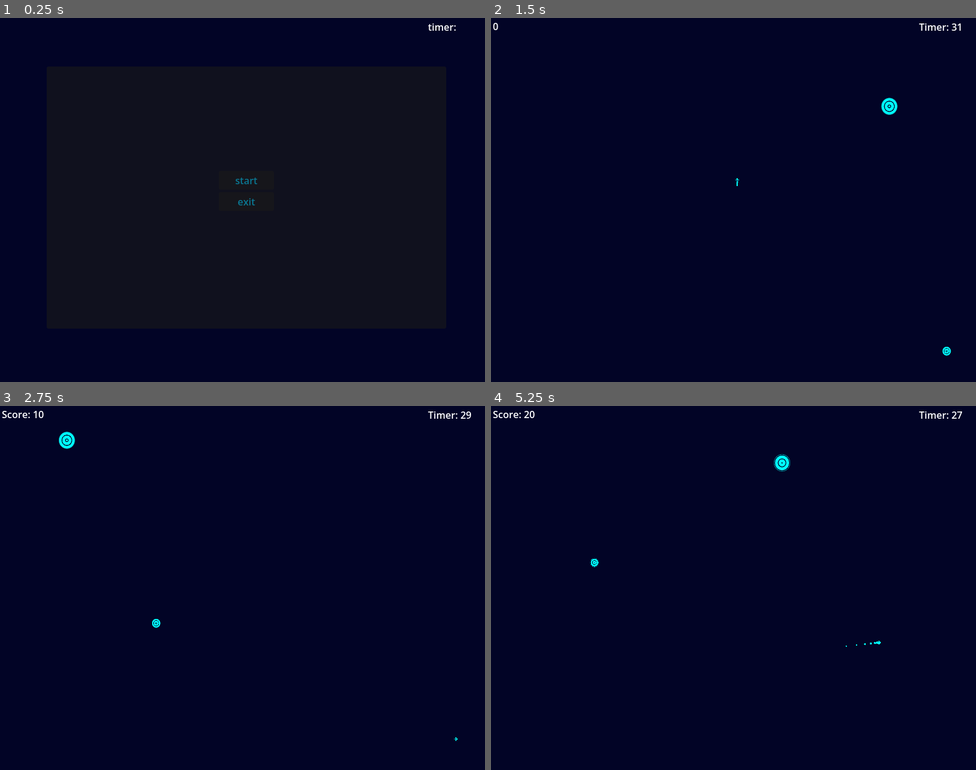
Above: before the commit, frames 1-4 (two rows, left to right).
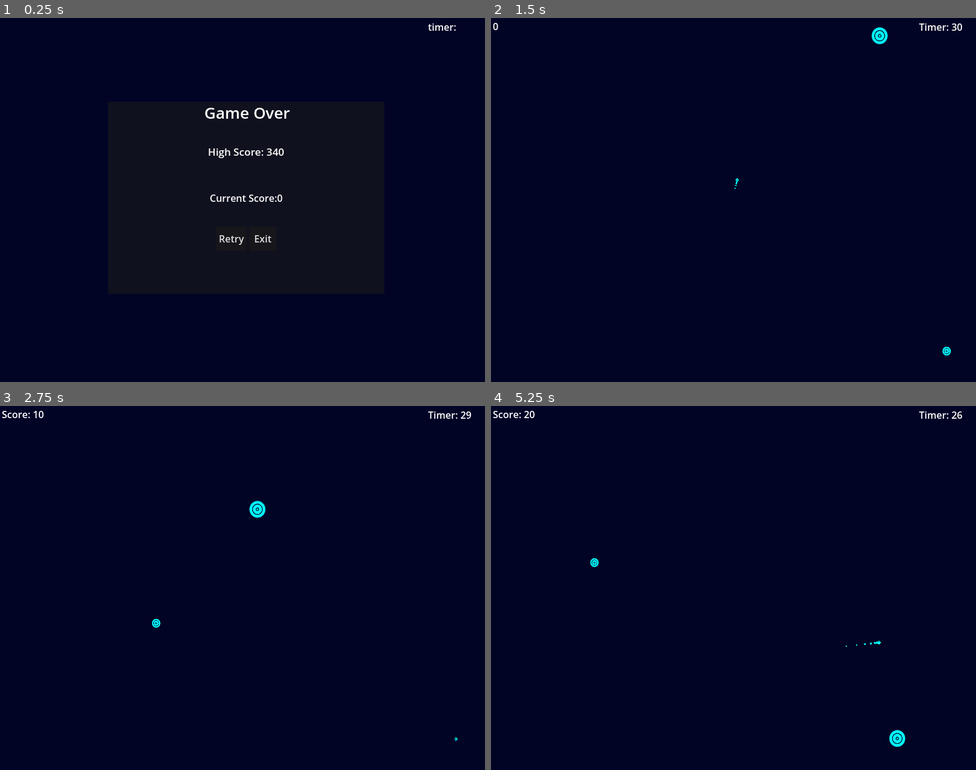
Above: after the commit, the same moments.

Repository: beki-github/speed-click
Game: Godot game, scene res://scenes/game.tscn
The game is run twice, just before and just after one commit, with the same random seed, the same clock (stepped at 60 frames per second) and the same inputs.
Inputs (mouse positions are in pixels of both pictures, inside the frame that each line leads up to):
- Up to frame 1 (0.25 s): no input
- Up to frame 2 (1.5 s): click (723, 236) at 0.5 s, where only the run after the commit has a clickable "Retry"; click (738, 178) at 1.25 s, where only the run before the commit has a clickable "start"
- Up to frame 3 (2.75 s): move the mouse to (455, 737) at 2.02 s
- Up to frame 4 (5.25 s): move the mouse to (646, 624) at 2.77 s; move the mouse to (782, 507) at 3.52 s; move the mouse to (709, 660) at 4.27 s; move the mouse to (879, 642) at 5.02 s

The runs differ from the first frame. In frame 1, 0.7% of the frame differs, in the area x 42-60%, y 24-63%; in frame 2, 0.3%; in frame 3, 0.2%; in frame 4, 0.3%.

Commit message:
game over scene transition second fix

Diff:
--- a/scenes/GameOver.tscn
+++ b/scenes/GameOver.tscn
@@ -38,50 +38,30 @@
 
 [node name="Game Over text" type="Label" parent="Control/Panel" unique_id=570241635]
 layout_mode = 1
-anchors_preset = -1
-anchor_left = -0.011560693
-anchor_top = -0.036144577
-anchor_right = -0.011560693
-anchor_bottom = -0.036144577
-offset_left = 143.0
-offset_top = 35.0
-offset_right = 376.0
-offset_bottom = 94.0
+anchors_preset = 10
+anchor_right = 1.0
+offset_bottom = 23.0
+grow_horizontal = 2
 theme_override_colors/font_color = Color(1, 1, 1, 1)
 theme_override_colors/font_shadow_color = Color(0, 0, 0, 0)
 theme_override_colors/font_outline_color = Color(0, 0, 0, 1)
+theme_override_font_sizes/font_size = 23
 text = "GAME OVER"
 horizontal_alignment = 1
 vertical_alignment = 1
-metadata/_edit_use_anchors_ = true
 
 [node name="scoresLabel" type="Label" parent="Control/Panel" unique_id=434209419]
 layout_mode = 1
-anchors_preset = -1
-anchor_left = -0.02504817
-anchor_top = 0.003012048
-anchor_right = -0.02504817
-anchor_bottom = 0.003012048
-offset_left = 104.0
-offset_top = 101.0
-offset_right = 390.0
-offset_bottom = 165.0
+anchors_preset = 14
+anchor_top = 0.5
+anchor_right = 1.0
+anchor_bottom = 0.5
+offset_top = -73.0
+offset_bottom = -50.0
+grow_horizontal = 2
+grow_vertical = 2
 text = "Score: "
 horizontal_alignment = 1
-metadata/_edit_use_anchors_ = true
-
-[node name="LatestScore" type="Label" parent="Control/Panel" unique_id=1381674307]
-layout_mode = 1
-anchors_preset = -1
-anchor_left = -0.007707129
-anchor_top = 0.006024096
-anchor_right = -0.007707129
-anchor_bottom = 0.006024096
-offset_left = 270.0
-offset_top = 100.0
-offset_right = 313.0
-offset_bottom = 123.0
-metadata/_edit_use_anchors_ = true
 
 [node name="RetryBtn" type="Button" parent="Control/Panel" unique_id=56388492]
 layout_mode = 1
--- /dev/null
+++ b/scenes/Game_Over.tscn
@@ -0,0 +1,90 @@
+[gd_scene format=3 uid="uid://y1rybvc5mldj"]
+
+[ext_resource type="Script" uid="uid://b3rvfrert6aut" path="res://scripts/game_over_.gd" id="1_fqd4g"]
+
+[sub_resource type="Theme" id="Theme_qdggd"]
+
+[node name="Panel" type="Panel" unique_id=826938386]
+anchors_preset = 8
+anchor_left = 0.5
+anchor_top = 0.5
+anchor_right = 0.5
+anchor_bottom = 0.5
+offset_left = -228.0
+offset_top = -158.5
+offset_right = 228.0
+offset_bottom = 158.5
+grow_horizontal = 2
+grow_vertical = 2
+theme = SubResource("Theme_qdggd")
+script = ExtResource("1_fqd4g")
+
+[node name="highScore" type="Label" parent="." unique_id=1921938445]
+layout_mode = 1
+anchors_preset = 8
+anchor_left = 0.5
+anchor_top = 0.5
+anchor_right = 0.5
+anchor_bottom = 0.5
+offset_left = -45.5
+offset_top = -88.0
+offset_right = 45.5
+offset_bottom = -65.0
+grow_horizontal = 2
+grow_vertical = 2
+theme_override_font_sizes/font_size = 17
+text = "High Score: "
+
+[node name="gameOver" type="Label" parent="." unique_id=181223889]
+layout_mode = 1
+anchors_preset = 5
+anchor_left = 0.5
+anchor_right = 0.5
+offset_left = -136.0
+offset_right = 140.0
+offset_bottom = 23.0
+grow_horizontal = 2
+theme_override_font_sizes/font_size = 26
+text = "Game Over"
+horizontal_alignment = 1
+vertical_alignment = 1
+
+[node name="currentScore" type="Label" parent="." unique_id=1467718193]
+layout_mode = 1
+anchors_preset = 8
+anchor_left = 0.5
+anchor_top = 0.5
+anchor_right = 0.5
+anchor_bottom = 0.5
+offset_left = -20.0
+offset_top = -11.5
+offset_right = 20.0
+offset_bottom = 11.5
+grow_horizontal = 2
+grow_vertical = 2
+text = "Current Score:"
+
+[node name="HBoxContainer" type="HBoxContainer" parent="." unique_id=1291762143]
+layout_mode = 1
+anchors_preset = 8
+anchor_left = 0.5
+anchor_top = 0.5
+anchor_right = 0.5
+anchor_bottom = 0.5
+offset_left = -49.5
+offset_top = 47.0
+offset_right = 49.5
+offset_bottom = 87.0
+grow_horizontal = 2
+grow_vertical = 2
+
+[node name="Retry" type="Button" parent="HBoxContainer" unique_id=1008439890]
+layout_mode = 2
+text = "Retry"
+
+[node name="exit" type="Button" parent="HBoxContainer" unique_id=610200911]
+layout_mode = 2
+text = " Exit "
+
+[connection signal="pressed" from="HBoxContainer/Retry" to="." method="_on_retry_pressed"]
+[connection signal="pressed" from="HBoxContainer/exit" to="." method="_on_exit_pressed"]
--- a/scripts/game.gd
+++ b/scripts/game.gd
@@ -5,6 +5,7 @@
 var game_over = preload("res://scenes/GameOver.tscn")
 var tail_node=preload("res://scenes/tail.tscn")
 var start_menu=preload("res://scenes/start_menu.tscn")
+var Game_Over=preload("res://scenes/Game_Over.tscn")
 var rng=RandomNumberGenerator.new()
 var score = 0
 var startTime = 20
@@ -57,16 +58,22 @@
 
 
 func Game_over_box():
-	var game_over_tab = game_over.instantiate()
-	game_over_tab.get_node("Control/Panel/LatestScore").text = str(score)
-	game_over_tab.retry_pressed.connect(_on_retry_pressed)
-	add_child(game_over_tab)
-
+	#var game_over_tab = game_over.instantiate()
+	#game_over_tab.get_node("Control/Panel/scoresLabel").text += str(score)
+	#game_over_tab.retry_pressed.connect(_on_retry_pressed)
+	#add_child(game_over_tab)
+	var game_over=Game_Over.instantiate()
+	game_over.retry_pressed.connect(_on_retry_pressed)
+	game_over.get_node("highScore").text+=str(340)
+	game_over.get_node("currentScore").text+=str(score)
+	add_child(game_over)
 
 func _ready() -> void:
-	var start_menu_child=start_menu.instantiate()
-	start_menu_child.start_clicked.connect(on_start_clicked)
-	add_child(start_menu_child)
+	#var start_menu_child=start_menu.instantiate()
+	#start_menu_child.start_clicked.connect(on_start_clicked)
+	#add_child(start_menu_child)
+	Game_over_box()
+
 
 func _physics_process(delta: float) -> void:
 	if game_running:
--- a/scripts/game_over.gd
+++ b/scripts/game_over.gd
@@ -1,17 +1,6 @@
 extends Node2D
 
 signal retry_pressed
-
-# Called when the node enters the scene tree for the first time.
-func _ready() -> void:
-	pass # Replace with function body.
-
-
-
-# Called every frame. 'delta' is the elapsed time since the previous frame.
-func _process(delta: float) -> void:
-	pass
-
 
 func _on_retry_btn_pressed() -> void:
 	retry_pressed.emit()
--- /dev/null
+++ b/scripts/game_over_.gd
@@ -0,0 +1,12 @@
+extends Panel
+
+signal retry_pressed
+
+func _on_retry_pressed() -> void:
+	retry_pressed.emit()
+	queue_free()
+
+
+
+func _on_exit_pressed() -> void:
+	get_tree().quit()
Not shown, added: scripts/game_over_.gd.uid
